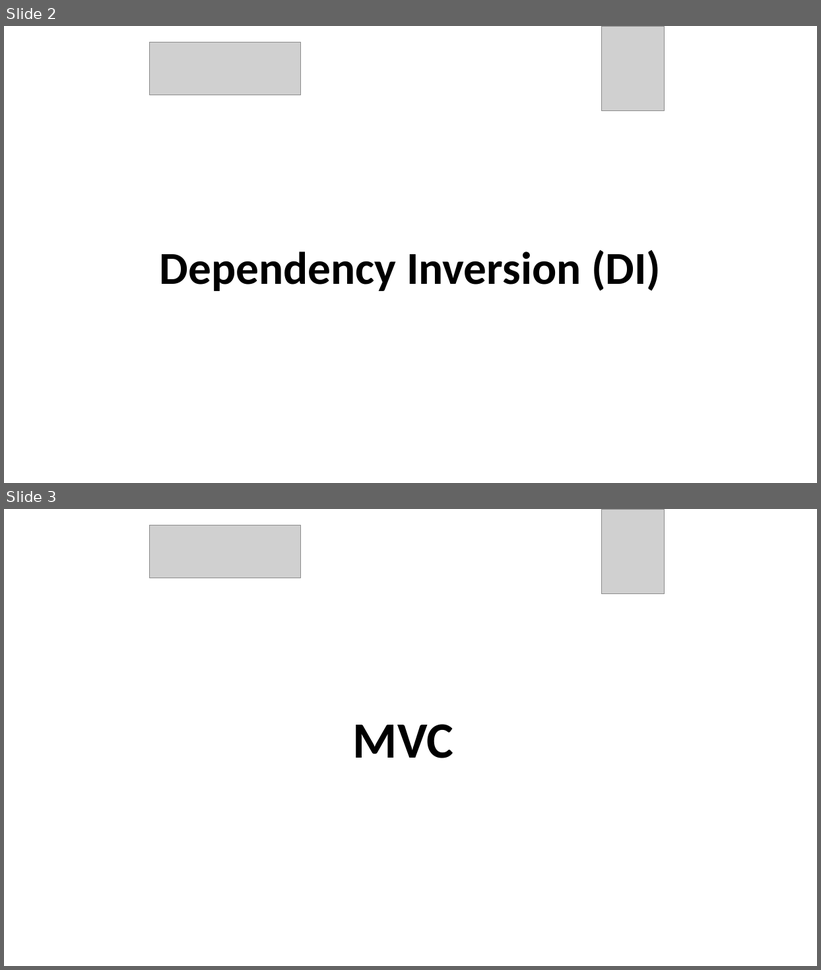
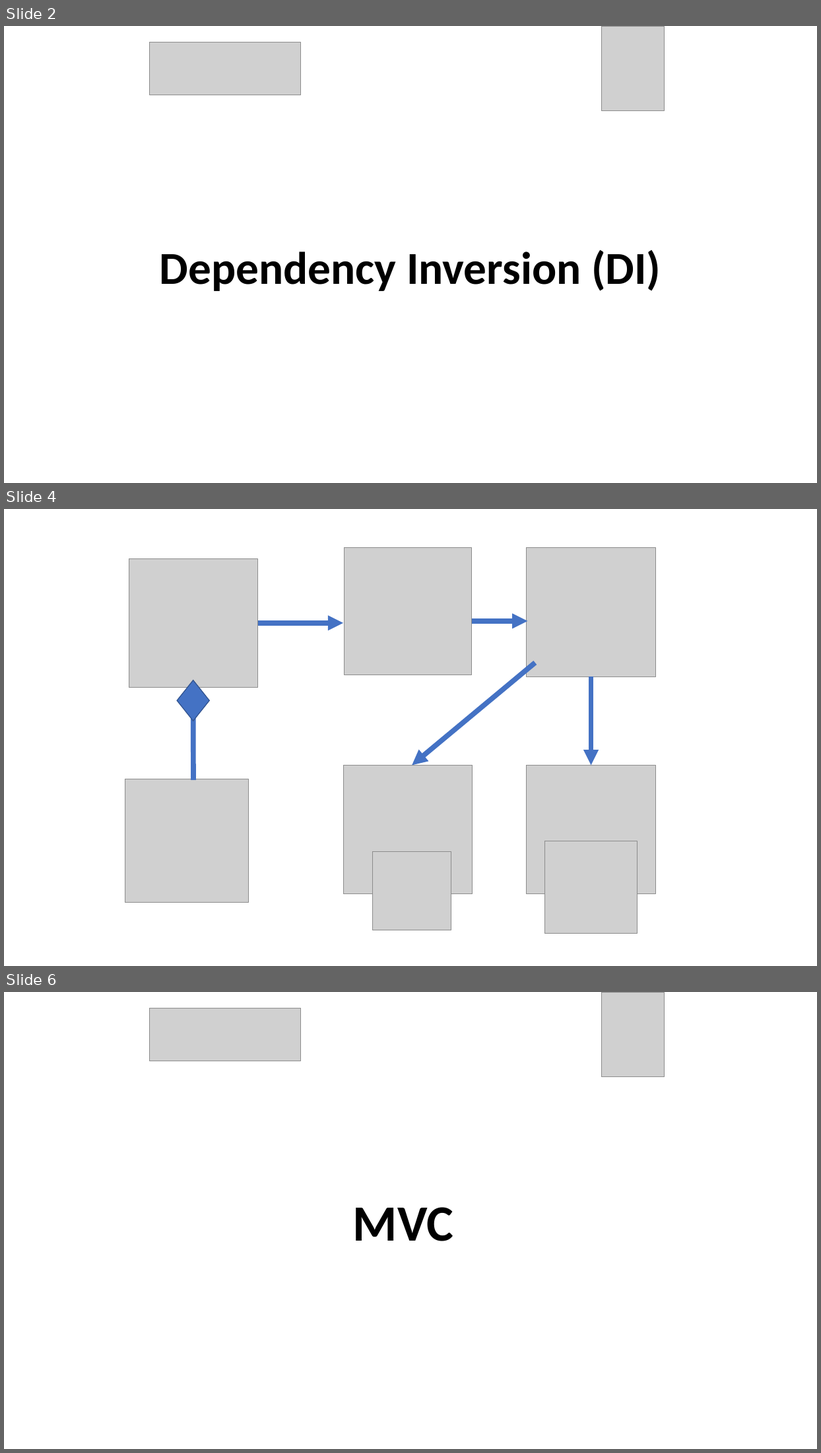
Before and after one commit to mota1299/XideralAcademiaJava, a slide deck: Exámenes/Semana02/Presentación.pptx. Shown one above the other, each under a label of ours: slides 2 and 3 before the commit, slides 2, 4 and 6 after it; the slides between them are not shown. The pictures are 821x970 and 821x1453 pixels, drawn with LibreOffice and Linux fonts; fonts in the diff are those of the drawing; grey boxes stand for pictures; background and template pictures are left out. Boxes give left, top, right and bottom in pixels: in the first picture for what was removed or moved away, otherwise in the second. Text is boxed around its words. In the diff, an @@ line names an element or a change of style, - is before the commit and + after.

```diff
--- a/Exámenes/Semana02/Presentación.pptx
+++ b/Exámenes/Semana02/Presentación.pptx
@@ slide 4 added at bbox=[4, 509, 817, 966], background picture (left out) @@
@@ picture added at bbox=[345, 548, 471, 675] @@
@@ picture added at bbox=[527, 548, 655, 677] @@
@@ picture added at bbox=[129, 559, 257, 687] @@
@@ arrow added from (257, 623) to (343, 623), #4472C4 6 pt @@
@@ arrow added from (473, 621) to (528, 621), #4472C4 6 pt @@
@@ arrow added from (535, 663) to (412, 765), #4472C4 6 pt @@
@@ diamond added at bbox=[177, 681, 209, 722], fill #4472C4, outline #325491 1 pt @@
@@ arrow added from (591, 677) to (591, 765), #4472C4 6 pt @@
@@ arrow added from (193, 780) to (193, 688), #4472C4 6 pt @@
@@ picture added at bbox=[343, 765, 472, 894] @@
@@ picture added at bbox=[527, 765, 655, 894] @@
@@ picture added at bbox=[125, 779, 248, 902] @@
@@ picture added at bbox=[545, 842, 638, 934] @@
@@ picture added at bbox=[373, 852, 451, 930] @@
@@ what was slide 3 is now slide 6 @@
```
Also in this commit, not shown: 4 other slides added, 9 other files.
